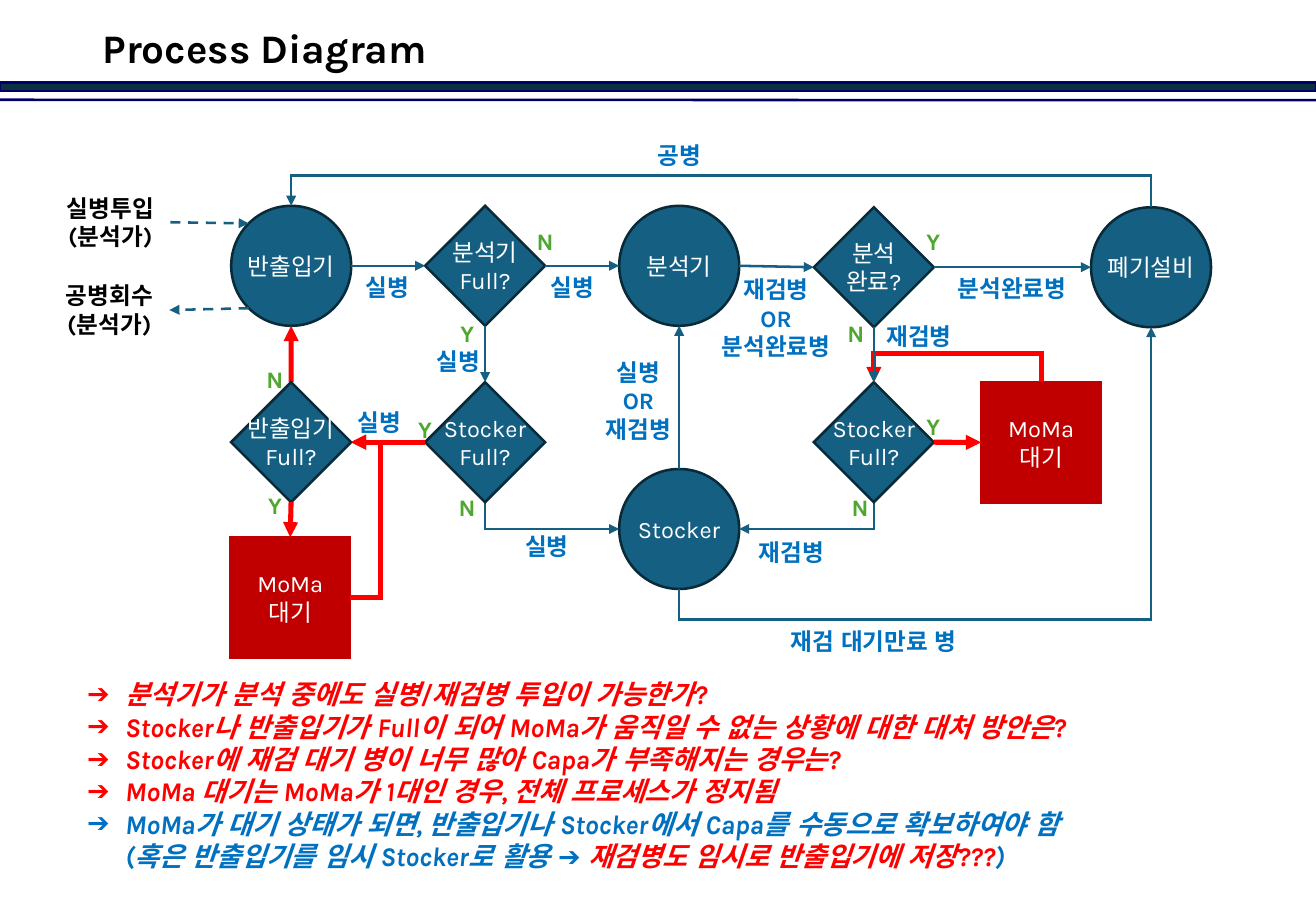
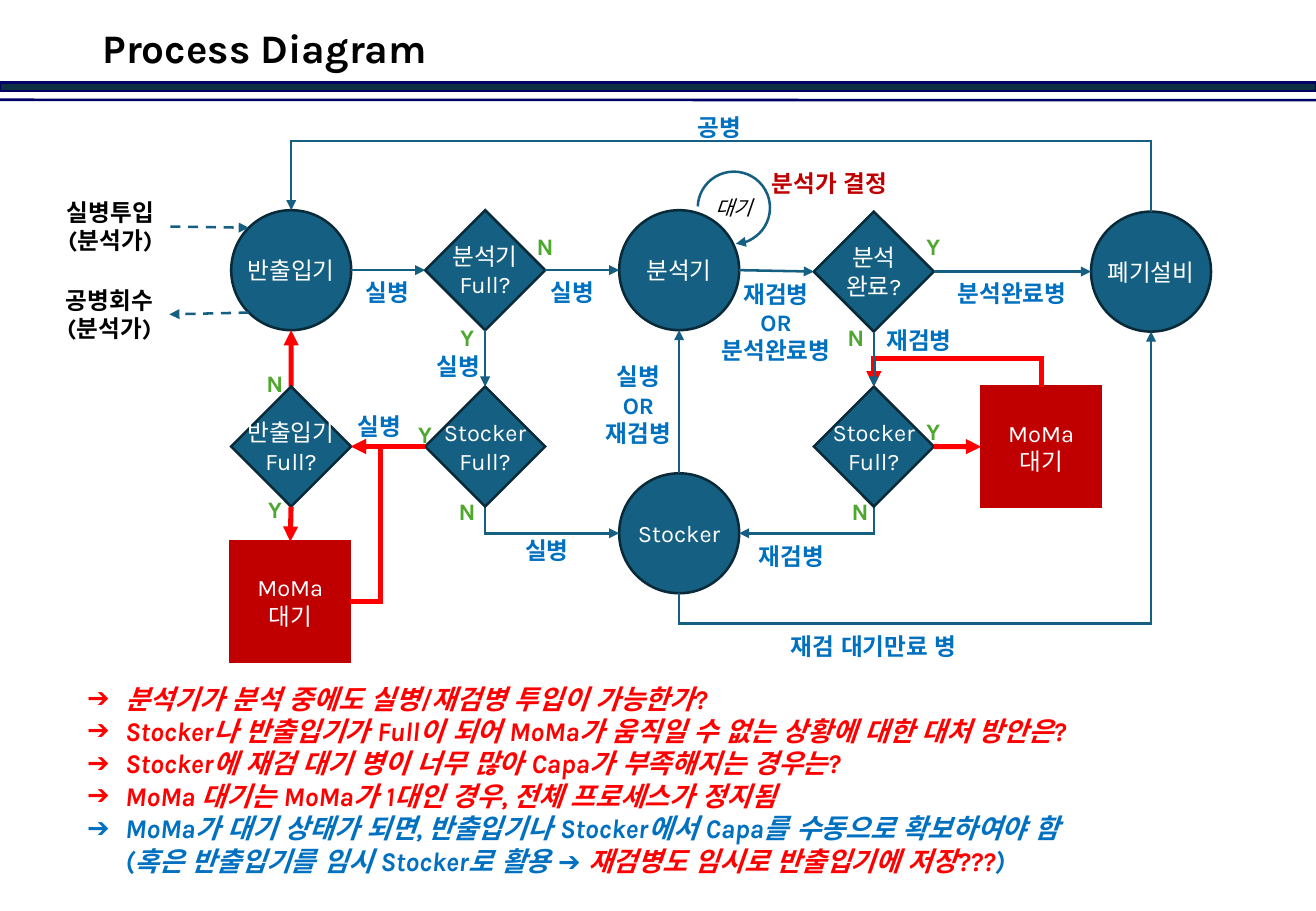
Before and after one commit to jinkabpark/SamickThk_Analysis, a slide deck: slide 1 of 허종원/Process and Status.pptx. Drawn at 1316x911 pixels with LibreOffice and Linux fonts; fonts in the diff are those of the drawing; background and template pictures are left out. Boxes give left, top, right and bottom in pixels: in the first picture for what was removed or moved away, otherwise in the second. Text is boxed around its words. In the diff, an @@ line names an element or a change of style, - is before the commit and + after.

```diff
--- a/허종원/Process and Status.pptx
+++ b/허종원/Process and Status.pptx
@@ text "공병" rewrapped from [657, 144, 700, 166] to [697, 116, 740, 142] @@
@@ elbow arrow moved from (1152, 208) - (292, 205) to (1152, 211) - (292, 210) @@
@@ arc (boxed as its full ellipse) added at [697, 171, 769, 243], outline #156082 1.5 pt, 12 pt, text #000000, italic @@
+대기
@@ text added at [772, 172, 888, 194], 14 pt, text #C00000, bold @@
+분석가 결정
@@ 24 texts, 13 arrows, 5 diamonds, 5 elbow arrows, 4 ellipses, 2 rectangles: place and size @@
-24 texts, 13 arrows, 5 diamonds, 5 elbow arrows, 4 ellipses, 2 rectangles at [66, 197, 1211, 869]
+24 texts, 13 arrows, 5 diamonds, 5 elbow arrows, 4 ellipses, 2 rectangles at [66, 201, 1211, 874]
```
